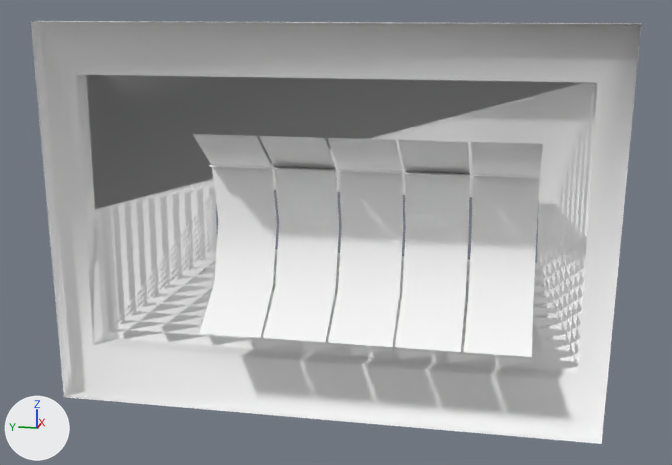
A saved change to the Blender file dev/blender/instruments/hobbs.blend.
One viewpoint serves both versions: a 50 mm lens placed at (-0.4295, 0.4079, 0.0503), pointed at (-0.3593, 0.4219, 0.0327). The lights are fixed; the arrows at lower left show +X, +Y and +Z. The picture after the commit comes second.

Objects in the first picture: 'Base', 'Drum.0', 'Drum.1', 'Drum.2', 'Drum.3', 'Drum.4'.
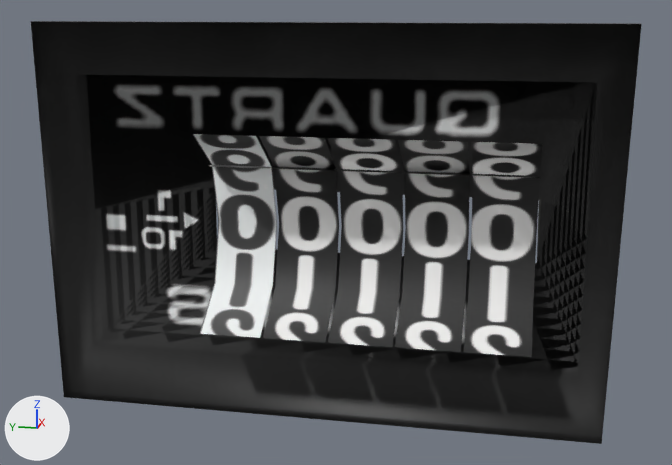
Pixel boxes [x1, y1, x2, y2] of what changed, in the pictures (672 x 465 px):
'Base', recoloured (white to black)
    both: [31, 21, 642, 444]
'Drum.4', recoloured (white to grey)
    both: [464, 142, 543, 357]
'Drum.3', recoloured (white to grey)
    both: [395, 140, 470, 352]
'Drum.2', recoloured (white to grey)
    both: [328, 138, 403, 347]
'Drum.1', recoloured (white to grey)
    both: [259, 136, 339, 342]
'Drum.0', recoloured (white to grey)
    both: [192, 134, 277, 338]

The change, as a list of edits to the scene's bpy script:
```text
Add img_hobbs_png:
    img_hobbs_png = load_image('hobbs.png', '../../../Models/Interior/Panel/Instruments/hobbs/hobbs.png', 512, 512, 'sRGB')
Add mat_hobbs:
    mat_hobbs = principled_material('hobbs')
    mat_hobbs.texture = img_hobbs_png
Change me_drum_4:
    where me_drum_4.from_pydata(...)  # 12 vertices, 5 faces; spans x 0.0027..0.0088, y -0.0028..0.0028, z -0.0088..0.0088
    remove me_drum_4.materials.append(mat_defaultwhite)  # white #ffffff
    add me_drum_4.materials.append(mat_hobbs)  # picture img_hobbs_png
Change me_drum_3:
    where me_drum_3.from_pydata(...)  # 12 vertices, 5 faces; spans x 0.0027..0.0088, y -0.0028..0.0028, z -0.0088..0.0088
    remove me_drum_3.materials.append(mat_defaultwhite)  # white #ffffff
    add me_drum_3.materials.append(mat_hobbs)  # picture img_hobbs_png
Change me_drum_2:
    where me_drum_2.from_pydata(...)  # 12 vertices, 5 faces; spans x 0.0027..0.0088, y -0.0028..0.0028, z -0.0088..0.0088
    remove me_drum_2.materials.append(mat_defaultwhite)  # white #ffffff
    add me_drum_2.materials.append(mat_hobbs)  # picture img_hobbs_png
Change me_drum_1:
    where me_drum_1.from_pydata(...)  # 12 vertices, 5 faces; spans x 0.0027..0.0088, y -0.0028..0.0028, z -0.0088..0.0088
    remove me_drum_1.materials.append(mat_defaultwhite)  # white #ffffff
    add me_drum_1.materials.append(mat_hobbs)  # picture img_hobbs_png
Change me_drum_0:
    where me_drum_0.from_pydata(...)  # 12 vertices, 5 faces; spans x 0.0027..0.0088, y -0.0028..0.0028, z -0.0088..0.0088
    remove me_drum_0.materials.append(mat_defaultwhite)  # white #ffffff
    add me_drum_0.materials.append(mat_hobbs)  # picture img_hobbs_png
Change me_base:
    where me_base.from_pydata(...)  # 30 vertices, 18 faces, 1 loose edge; spans x 0.0..0.0032, y -0.0201..0.0264, z -0.0159..0.016
    remove me_base.materials.append(mat_defaultwhite)  # white #ffffff
    add me_base.materials.append(mat_hobbs)  # picture img_hobbs_png
```
